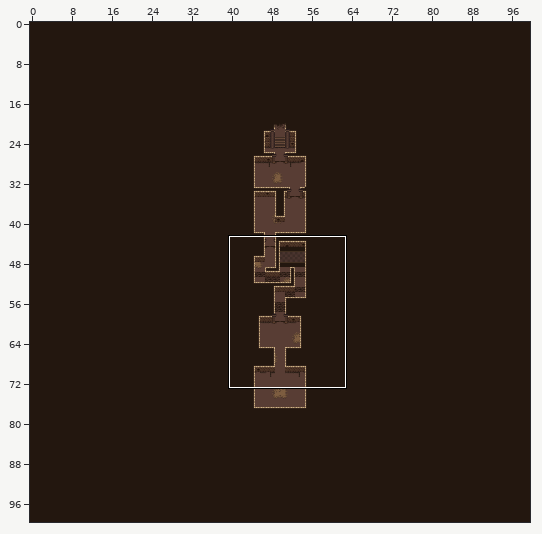
Level history. Tiled map: android/assets/levels/level_0_1.tmx. The first picture is a wide view before the edit; the outline marks the close-up.
Close-up. As it was:
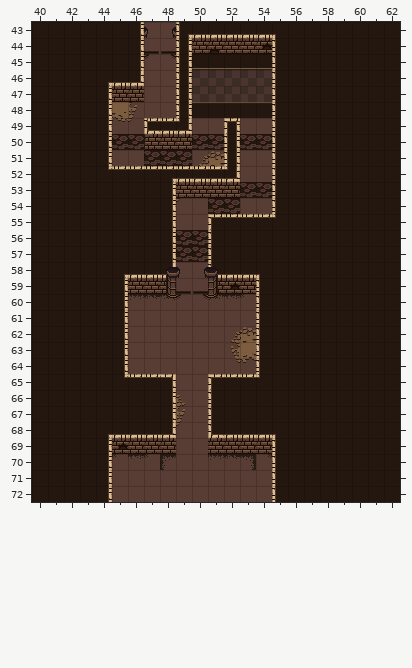
Cells are 16x16 px. Shown: x 40..62, y 43..72. The commit also changed other parts of the map, which this record leaves out.
After the commit:
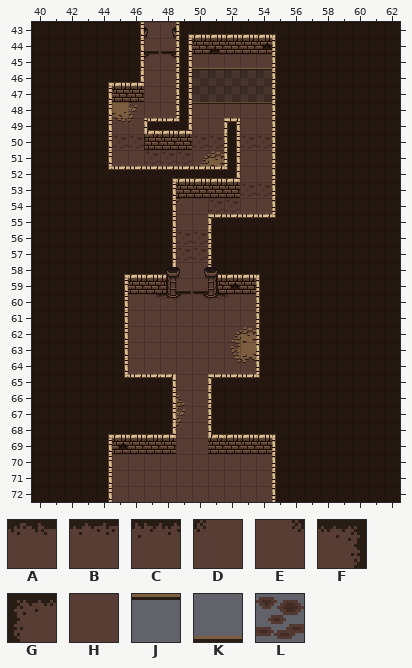
Key: from "PixelDungeonTileset": A 30, B 31, C 32, D 40, E 40 flipped left-right, F 41, G 41 flipped left-right, H 42, J 50, K 52, L 90.
_ is an empty cell.
Tiles of an added or newly shown layer are drawn over the layers below it.
Edits made:
Layer "floor":
The author changed tile B to tile D in row 60 at x 52.
The author changed tile A to tile E in row 60 at x 47.
The author changed tile A to tile H in row 70 at x 52.
The author changed tile B to tile H in row 70 at x 46.
The author changed tile C to tile H in row 60 at x 46; in row 70 at x 51.
The author changed tile D to tile H in row 60 at x 53; in row 70 at x 45 and 47.
The author changed tile E to tile H in row 70 at x 54.
The author changed tile F to tile H in row 70 at x 53.
The author changed tile G to tile H in row 70 at x 48.
The author changed tile J to tile H in row 48 at x 50 to 54.
The author changed tile K to tile H in row 45 at x 50 to 54.
The author changed tile L to tile H in row 50 at x 45 to 46, 50 to 51 and 53 to 54; in row 51 at x 47 to 49; in row 53 at x 53 to 54; in row 54 at x 51 to 52; in rows 56 to 57 at x 49 to 50.
Layer "trapfloor" (added):
Tile J now appears in row 48 at x 50 to 54.
Tile K now appears in row 45 at x 50 to 54.
Tile L now appears in row 50 at x 45 to 46, 50 to 51 and 53 to 54; in row 51 at x 47 to 49; in row 53 at x 53 to 54; in row 54 at x 51 to 52; in rows 56 to 57 at x 49 to 50.
